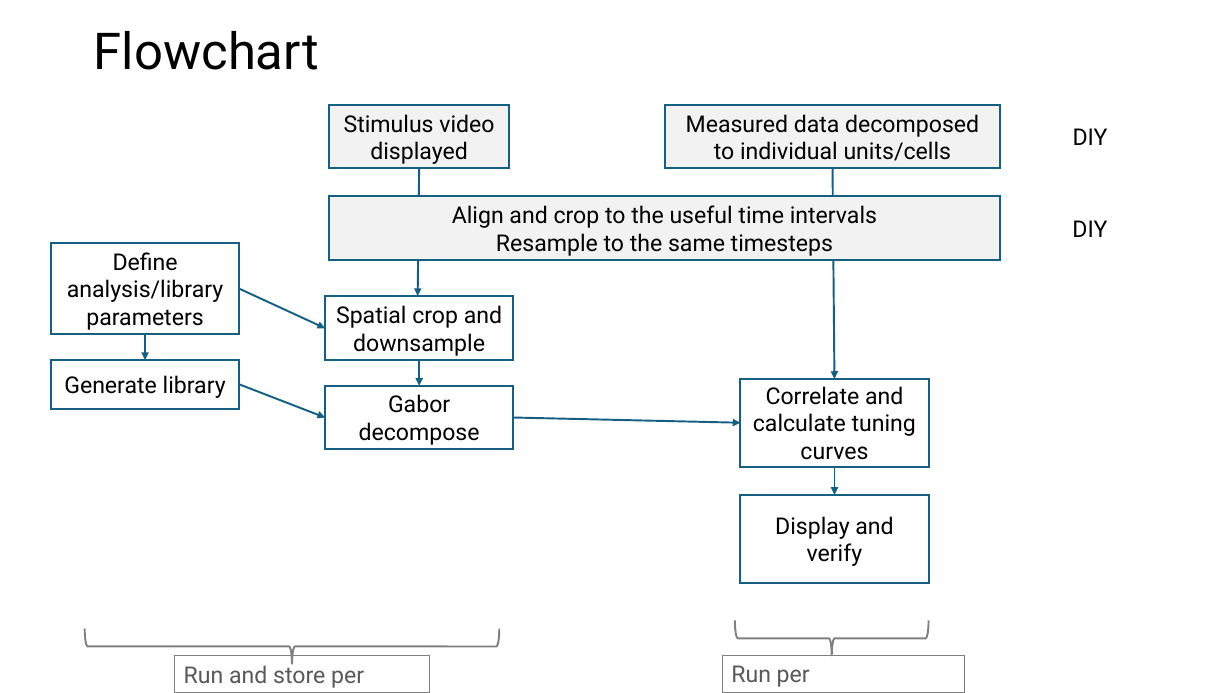
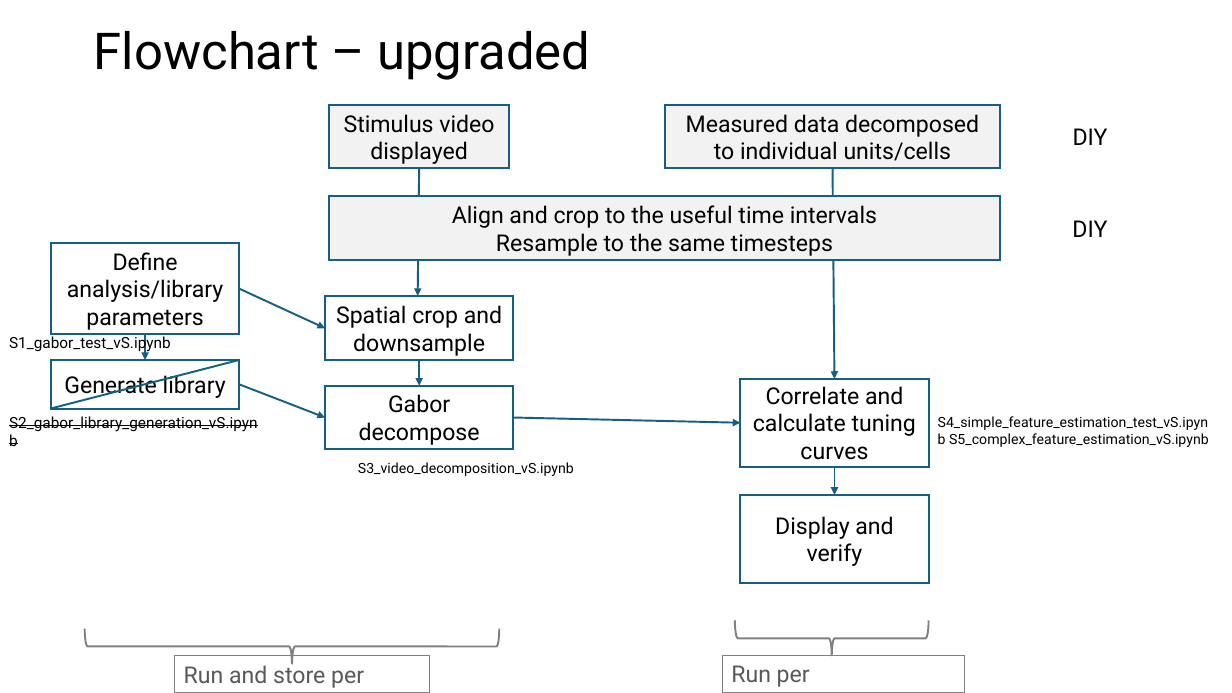
Before and after one commit to katonage/waven2, a slide deck: slide 3 of figures.pptx (slide 2 before the commit). Drawn at 1232x693 pixels with LibreOffice and Linux fonts; fonts in the diff are those of the drawing. Boxes give left, top, right and bottom in pixels: in the first picture for what was removed or moved away, otherwise in the second. Text is boxed around its words. In the diff, an @@ line names an element or a change of style, - is before the commit and + after.

```diff
--- a/figures.pptx
+++ b/figures.pptx
@@ title at [94, 31, 590, 80]: text changed @@
-Flowchart
+Flowchart – upgraded
@@ text added at [9, 334, 171, 352], 12 pt, text #000000 @@
+S1_gabor_test_vS.ipynb
@@ line added from (51, 409) to (239, 360), #156082 1.5 pt @@
@@ text added at [9, 416, 258, 432], 12 pt, text #000000, strikethrough @@
+S2_gabor_library_generation_vS.ipynb
@@ text added at [938, 416, 1209, 447], 11 pt, text #000000 @@
+S4_simple_feature_estimation_test_vS.ipynb S5_complex_feature_estimation_vS.ipynb
@@ text added at [358, 462, 574, 476], 11 pt, text #000000 @@
+S3_video_decomposition_vS.ipynb
```
Also in this commit, not shown: 1 slide added, 7 other files.
